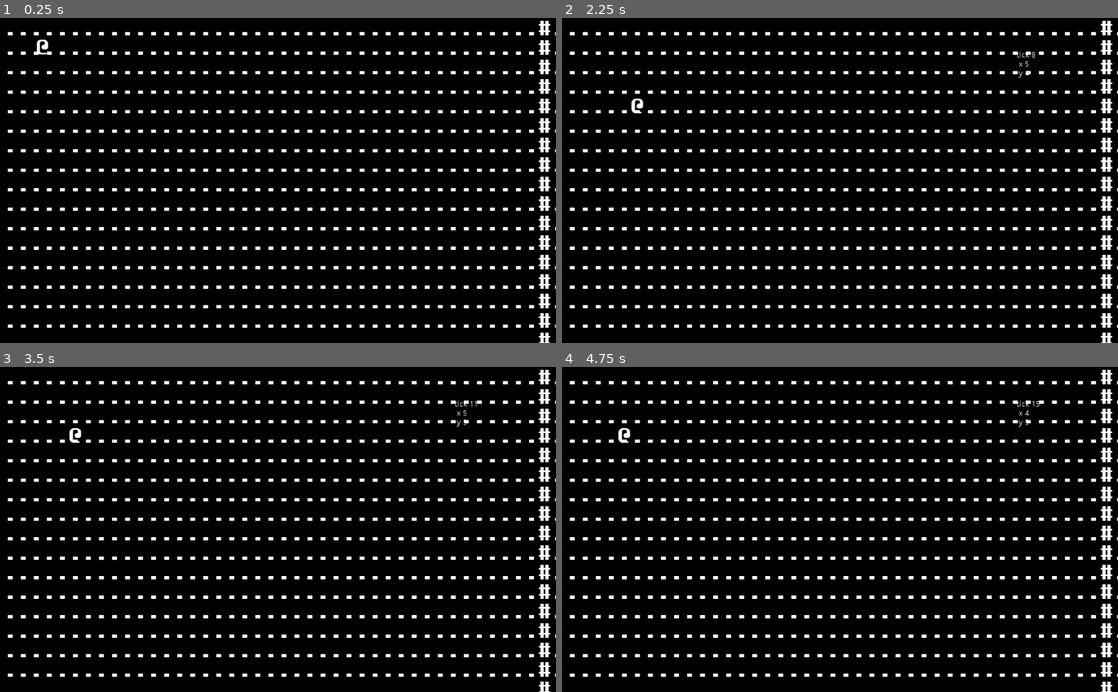
Above: before the commit, frames 1-4 (two rows, left to right).
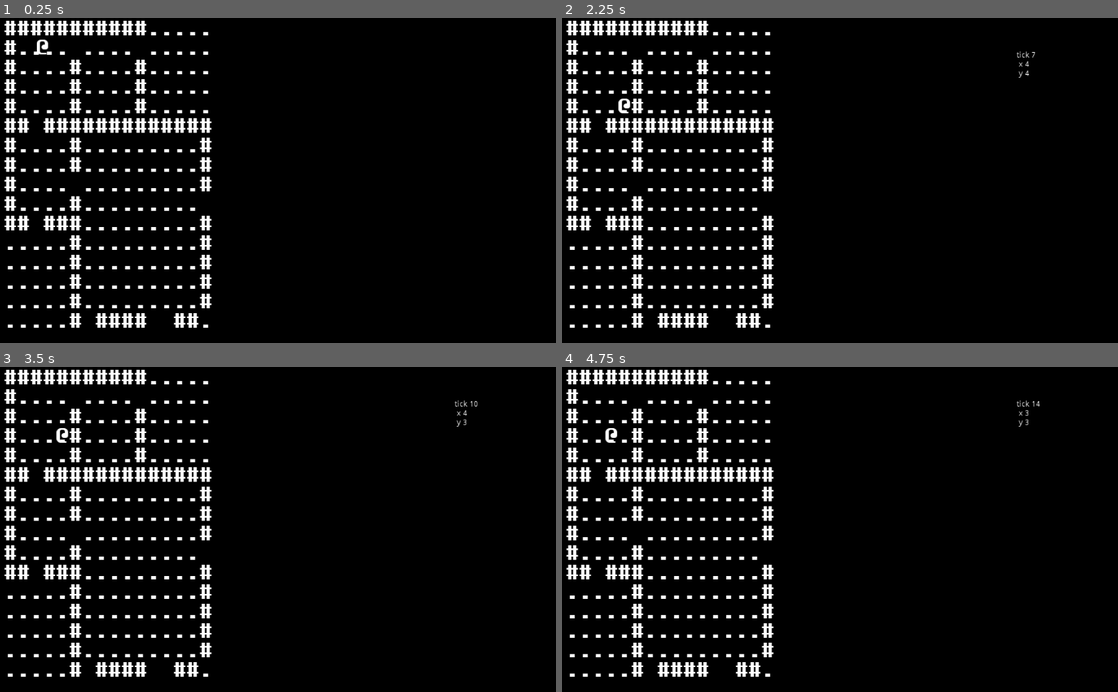
Above: after the commit, the same moments.

Repository: redxaxder/7DRL2022
Game: Godot game, scene res://scenes/root.tscn
Two runs of this game, one before a commit and one after it. Both use one fixed random seed, a clock stepped at 60 frames per second and the inputs below.
Inputs:
- Up to frame 1 (0.25 s): no input
- Up to frame 2 (2.25 s): tap Enter at 0.5, 2 s; hold Right (right) 0.53-1.28 s; hold . (pass) 0.53-1.28 s; tap Space (action) at 1.25, 1.35 s; hold Down (down) 1.28-2.03 s; tap . (pass) at 1.55 s; hold Right (right) from 2.03 s (still down); hold . (pass) from 2.03 s (still down)
- Up to frame 3 (3.5 s): tap Space (action) at 2.75 s; release Right (right) at 2.78 s; release . (pass) at 2.78 s; hold Up (up) from 2.78 s (still down); tap . (pass) at 2.85 s
- Up to frame 4 (4.75 s): tap Enter at 3.5 s; release Up (up) at 3.53 s; hold Space (action) 3.53-4.28 s; hold Left (left) from 3.53 s (still down); tap . (pass) at 3.8, 4.35 s

The runs differ from the first frame. In frame 1, 11% of the frame differs, in the area x 0-100%, y 0-100%; in frame 2, 11%; in frame 3, 11%; in frame 4, 11%.

Commit message:
Punching holes

Diff:
--- a/resources/maps/static_map.gd
+++ b/resources/maps/static_map.gd
@@ -3,4 +3,9 @@
 	"width": 154,
 	"height": 154,
 	"rooms":  [Vector3(0, 0, 61), Vector3(61, 0, 52), Vector3(113, 0, 41), Vector3(113, 41, 11), Vector3(124, 41, 30), Vec …(359 unchanged characters)…
+	},
+	{
+		"width": 15,
+		"height": 15,
+		"rooms": [Vector3(0,0,5), Vector3(5, 0, 5), Vector3(0, 5, 5), Vector3(5, 5, 10)]
 	}]
--- a/scenes/root.gd
+++ b/scenes/root.gd
@@ -4,8 +4,7 @@
 var SCREEN = preload("res://lib/screen.gd").new()
 
 func _ready():
-	$terrain.load_map(0)
-	pass # Replace with function body.
+	$terrain.load_map(1)
 
 var x = 3
 var y = 3
--- a/scenes/terrain.gd
+++ b/scenes/terrain.gd
@@ -5,6 +5,7 @@
 
 var width: int = 20
 var height: int = 6
+var hole_punch_chance: float = 0.1
 
 var contents: Array = \
   ['#','#','#','#','#','#','#','#','#','#','#','#','#','#','#','#','#','#','#','#',
@@ -35,14 +36,76 @@
 	contents.clear()
 	contents.resize(size + 1)
 	for room in map.rooms:
+		var hole_punched_x: bool = false
+		var hole_punched_y: bool = false
 		var bottom_edge = room.y + room.z
+		var top_edge = room.y
+		var right_edge = room.x + room.z
+		var left_edge = room.x
 		for i in range(room.z):
 			var x = room.x + i
+			# top edge
+			if contents[to_linear(x, top_edge)] == null:
+				contents[to_linear(x, top_edge)] = '#'
+			# bottom edge
 			contents[to_linear(x, bottom_edge)] = '#'
-		var right_edge = room.x + room.z
+			if rand_range(0, 1) < hole_punch_chance:
+				contents[to_linear(x, bottom_edge)] = ' '
+				hole_punched_x = true
+		# ensure x holes are punched
+		if not hole_punched_x:
+			var x = int(rand_range(room.x+1, right_edge-1))
+			contents[to_linear(x, bottom_edge)] = ' '
 		for i in range(room.z):
 			var y = room.y + i
-			contents[to_linear(bottom_edge, y)] = '#'
+			# left edge
+			if contents[to_linear(left_edge, y)] == null:
+				contents[to_linear(left_edge, y)] = '#'
+			# right edge
+			contents[to_linear(right_edge, y)] = '#'
+			if rand_range(0, 1) < hole_punch_chance:
+				contents[to_linear(right_edge, y)] = ' '
+				hole_punched_y = true
+		# ensure y holes are punched
+		if not hole_punched_y:
+			var y = int(rand_range(room.y+1, bottom_edge-1))
+			contents[to_linear(right_edge, y)] = ' '
+
+#func load_map(ix):
+#	var map = maps[ix]
+#	width = map.width + 1
+#	height = map.height + 1
+#	var size = width * height
+#	contents.clear()
+#	contents.resize(size + 1)
+#	for room in map.rooms:
+#		var hole_punched_x: bool = false
+#		var hole_punched_y: bool = false
+#		# punch x holes
+#		var bottom_edge = room.y + room.z
+#		for i in range(room.z):
+#			var x = room.x + i
+#			contents[to_linear(x, bottom_edge)] = '#'
+##			if xc < hole_punch_chance:
+##				contents[to_linear(x, bottom_edge)] = ' '
+##				hole_punched_x = true
+#		# guarantee we have at least one x hole punched
+##		if not hole_punched_x:
+##			hole_punched_x = true
+##			var x: int = int(rand_range(0, room.z))
+##			contents[to_linear(x, bottom_edge)] = ' '
+#		# punch y holes
+#		var right_edge = room.x + room.z
+#		for i in range(room.z):
+#			var y = room.y + i
+#			contents[to_linear(y, right_edge)] = '#'
+##			if yc < hole_punch_chance:
+##				contents[to_linear(y, right_edge)] = ' '
+#		# guarantee we have at least one x hole punched
+##		if not hole_punched_y:
+##			hole_punched_y = true
+##			var y: int = int(rand_range(0, room.z))
+##			contents[to_linear(y, bottom_edge)] = ' '
 
 
 var wall_txtr = (preload("res://sprites/wall.tscn").instance() as Sprite).texture
